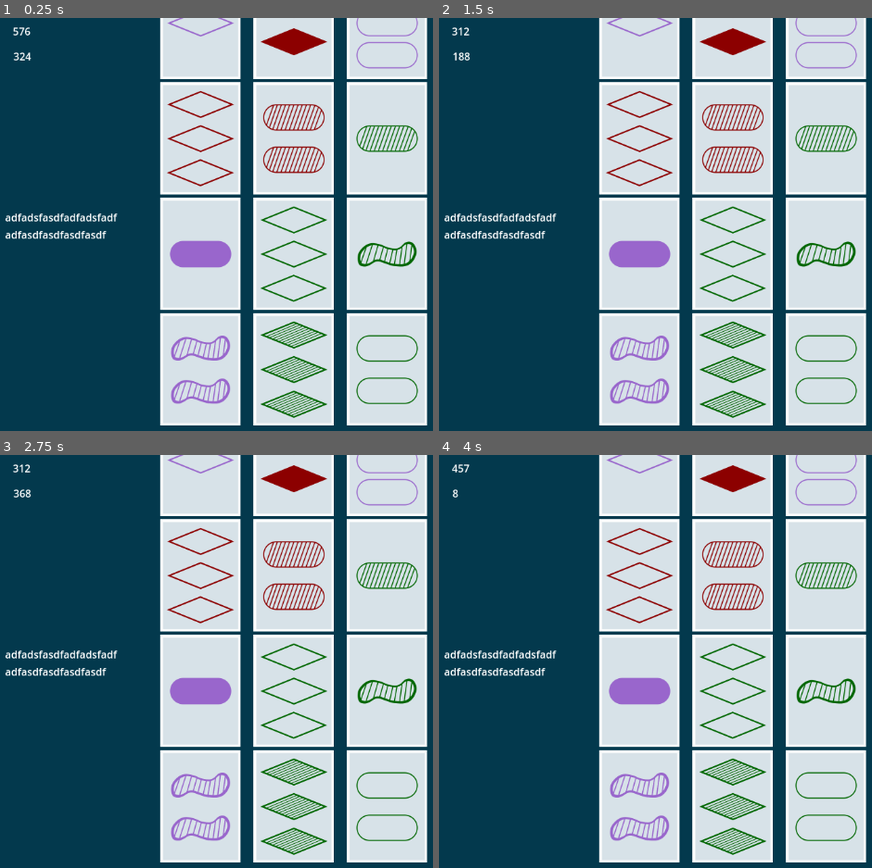
Above: before the commit, frames 1-4 (two rows, left to right).
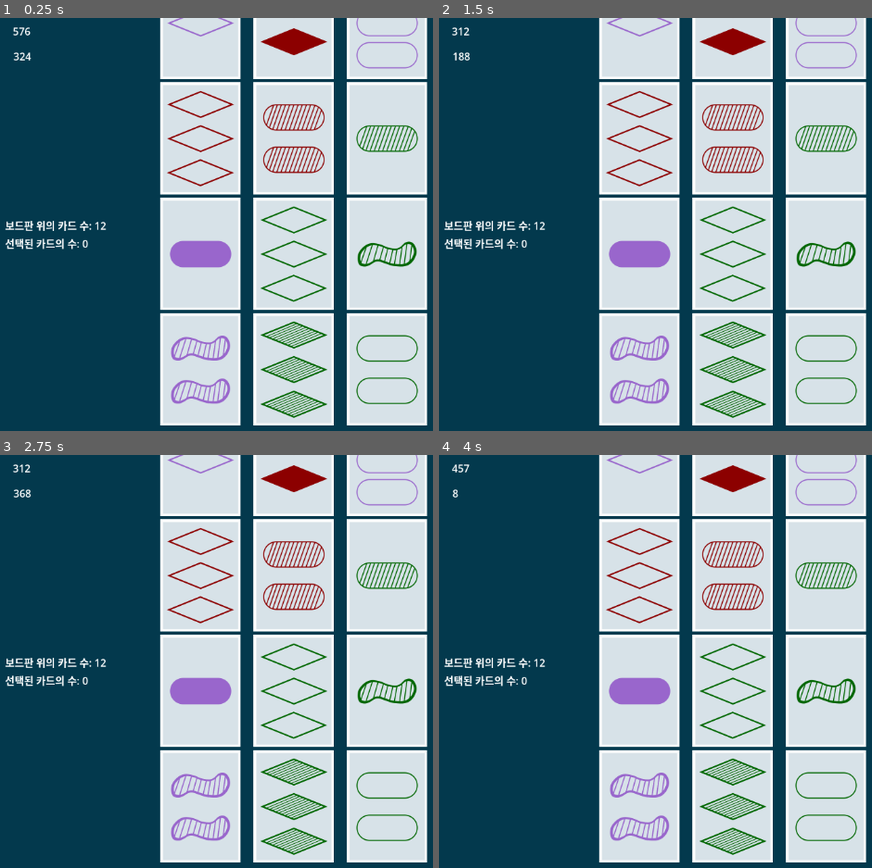
Above: after the commit, the same moments.

Repository: tubiky/boardgameSET
Game: Godot game, scene res://scenes/main.tscn
The game is run twice, just before and just after one commit, with the same random seed, the same clock (stepped at 60 frames per second) and the same inputs.
Inputs (mouse positions are in pixels of both pictures, inside the frame that each line leads up to):
- Up to frame 1 (0.25 s): no input
- Up to frame 2 (1.5 s): tap Enter at 0.5 s; move the mouse to (638, 22) at 0.52 s; click (638, 22) at 0.67 s; tap Space at 1.25 s; move the mouse to (638, 137) at 1.27 s; click (638, 137) at 1.42 s
- Up to frame 3 (2.75 s): tap Enter at 2 s; move the mouse to (199, 690) at 2.02 s; click (199, 690) at 2.17 s
- Up to frame 4 (4 s): tap Space at 2.75 s; move the mouse to (638, 806) at 2.77 s; click (638, 806) at 2.92 s; tap Enter at 3.5 s; move the mouse to (733, 459) at 3.52 s; click (733, 459) at 3.67 s

The runs differ from the first frame. In frame 1, 1.1% of the frame differs, in the area x 1-28%, y 47-57%; in frame 2, 1.1%; in frame 3, 1.1%; in frame 4, 1.1%.

Commit message:
Second Commit

Diff:
--- a/Singletons/GameManager.gd
+++ b/Singletons/GameManager.gd
@@ -1,4 +1,8 @@
 extends Node
+
+signal card_selected
+signal card_unselected
+signal cards_on_board_changed
 
 var card_background_image = preload("res://images/cardFrame.png")
 
@@ -6,3 +10,25 @@
 var colorProperty = ["Green", "Red", "Purple"]
 var shadeProperty = ["Full", "Slash", "Empty"]
 var quantityProperty = [1, 2, 3]
+
+# Cards that are shown to players
+var cards_on_board = Array()
+
+# 3 Cards that were chosen by a player
+var selected_cards = Array()
+
+func _ready():
+	card_selected.connect(on_card_selected)
+	card_unselected.connect(on_card_unselected)
+	cards_on_board_changed.connect(_on_cards_on_board_changed)
+
+func on_card_selected():
+	print("Card Selected")
+
+
+func on_card_unselected():
+	print("Card Unselected")
+
+
+func _on_cards_on_board_changed():
+	pass
--- /dev/null
+++ b/advancedCard.tscn
@@ -0,0 +1,3 @@
+[gd_scene format=3 uid="uid://6ryp836hcye3"]
+
+[node name="Node2D" type="Node2D"]
--- /dev/null
+++ b/scenes/advanced_card.gd
@@ -0,0 +1,26 @@
+extends Area2D
+
+class_name Advanced_Card
+
+
+@onready var textureBtn = $TextureButton
+@onready var backgroundImage = $Sprite2D
+
+@export_group("Card Values")
+@export_enum("Rhombus", "Oval", "Peanut") var figureShape: String = "Oval"
+@export_enum("Red", "Green", "Purple") var figureColor: String = "Purple"
+@export_enum("Full", "Slash", "Empty") var figureShade: String = "Full"
+@export_range(1, 3) var figureQuantity: int = 2
+
+
+func _init(shp, hue, shd, qt):
+	figureShape = shp
+	figureColor = hue
+	figureShade = shd
+	figureQuantity = qt
+
+	# textureBtn.texture_normal = load("res://images/cardvalues/"+figureShape+"_"+figureShade+"_"+str(figureQuantity)+".png")
+
+# Called when the node enters the scene tree for the first time.
+func _ready():
+	pass
--- /dev/null
+++ b/scenes/advanced_card.tscn
@@ -0,0 +1,19 @@
+[gd_scene load_steps=4 format=3 uid="uid://d2a3uoyd0uyhs"]
+
+[ext_resource type="Script" path="res://scenes/advanced_card.gd" id="1_aufyk"]
+[ext_resource type="Texture2D" uid="uid://b3o8qpjtwlqsy" path="res://images/cardFrame.png" id="2_tk2ol"]
+
+[sub_resource type="RectangleShape2D" id="RectangleShape2D_t5cg2"]
+
+[node name="AdvancedCard" type="Area2D"]
+script = ExtResource("1_aufyk")
+
+[node name="CollisionShape2D" type="CollisionShape2D" parent="."]
+shape = SubResource("RectangleShape2D_t5cg2")
+
+[node name="TextureButton" type="TextureButton" parent="."]
+offset_right = 40.0
+offset_bottom = 40.0
+
+[node name="Sprite2D" type="Sprite2D" parent="."]
+texture = ExtResource("2_tk2ol")
--- /dev/null
+++ b/scenes/board.gd
@@ -0,0 +1,20 @@
+extends ColorRect
+
+
+@onready var total_card_count = $MarginContainer/HBoxContainer/VBoxContainer/TotalCardCount
+@onready var deck_count = $MarginContainer/HBoxContainer/VBoxContainer/DeckCount
+@onready var selected_card_count = $MarginContainer/HBoxContainer/VBoxContainer/SelectedCardCount
+@onready var grid_container = $MarginContainer/HBoxContainer/GridContainer
+
+
+
+# Called when the node enters the scene tree for the first time.
+func _ready():
+	grid_container.columns = 5
+
+
+# Called every frame. 'delta' is the elapsed time since the previous frame.
+func _process(_delta):
+	#total_card_count.text = GameManager.
+	deck_count.text = "보드판 위의 카드 수: " + str(GameManager.cards_on_board.size())
+	selected_card_count.text = "선택된 카드의 수: " + str(GameManager.selected_cards.size())
--- a/scenes/board.tscn
+++ b/scenes/board.tscn
@@ -1,4 +1,6 @@
-[gd_scene format=3 uid="uid://co685r3r35on8"]
+[gd_scene load_steps=2 format=3 uid="uid://co685r3r35on8"]
+
+[ext_resource type="Script" path="res://scenes/board.gd" id="1_artg7"]
 
 [node name="ColorRect" type="ColorRect"]
 anchors_preset = 15
@@ -7,6 +9,7 @@
 grow_horizontal = 2
 grow_vertical = 2
 color = Color(0.0109495, 0.223192, 0.301765, 1)
+script = ExtResource("1_artg7")
 
 [node name="MarginContainer" type="MarginContainer" parent="."]
 layout_mode = 1
@@ -28,12 +31,15 @@
 size_flags_horizontal = 0
 alignment = 1
 
-[node name="Label" type="Label" parent="MarginContainer/HBoxContainer/VBoxContainer"]
+[node name="TotalCardCount" type="Label" parent="MarginContainer/HBoxContainer/VBoxContainer"]
+layout_mode = 2
+
+[node name="DeckCount" type="Label" parent="MarginContainer/HBoxContainer/VBoxContainer"]
 custom_minimum_size = Vector2(300, 0)
 layout_mode = 2
 text = "adfadsfasdfadfadsfadf"
 
-[node name="Label2" type="Label" parent="MarginContainer/HBoxContainer/VBoxContainer"]
+[node name="SelectedCardCount" type="Label" parent="MarginContainer/HBoxContainer/VBoxContainer"]
 layout_mode = 2
 text = "adfasdfasdfasdfasdf"
 
--- a/scenes/main.gd
+++ b/scenes/main.gd
@@ -16,7 +16,6 @@
 
 
 var deck = Array()
-var playing_deck = Array()
 
 # Called when the node enters the scene tree for the first time.
 func _ready():
@@ -45,9 +44,10 @@
 func dealCards(num: int):
 	set_card_position(GRIDS)
 
-	if playing_deck.size() <= 0:
+	if GameManager.cards_on_board.size() <= 0:
 		for i in range(12):
-			var card = deck[i]
+			var card = deck.pop_front()
+			GameManager.cards_on_board.append(card)
 
 			card.position = card_position_array[i]
 			grid_container.add_child(card)
--- a/scripts/card.gd
+++ b/scripts/card.gd
@@ -2,12 +2,18 @@
 
 class_name Card
 
+
+var color: Array[Color] = [Color.FIREBRICK, Color.DARK_GREEN, Color.MEDIUM_PURPLE]
+
+
+@onready var is_selected : bool = false
+@onready var is_under_mouse : bool = false
 @onready var area2Dnode = Area2D.new()
 @onready var collisionShapeNode = CollisionShape2D.new()
 @onready var rectangle = RectangleShape2D.new()
 @onready var background_image = Sprite2D.new()
 @onready var card_image = Sprite2D.new()
-var color: Array[Color] = [Color.FIREBRICK, Color.DARK_GREEN, Color.MEDIUM_PURPLE]
+
 
 @export_group("Card Values")
 @export_enum("Rhombus", "Oval", "Peanut") var figureShape: String = "Rhombus"
@@ -38,16 +44,19 @@
 
 
 func on_mouse_entered():
-	print("What!@?")
-	print(self.figureColor, self.figureQuantity, self.figureShade, self.figureShape)
-	var shader_material = background_image.material as ShaderMaterial
-	shader_material.set_shader_param("neon_color", Color(0.0, 0.0, 1.0, 1.0)) # Set neon blue color
+	self.is_under_mouse = true
+	if self.is_selected != false && Input.is_mouse_button_pressed(MOUSE_BUTTON_LEFT):
+		self.is_selected = !self.is_selected
+		print("Mouse Entered ", is_under_mouse)
+		#print(self.figureColor, self.figureQuantity, self.figureShade, self.figureShape)
+		#apply_card_selected_to_background(background_image)
+		GameManager.card_selected.emit()
 
 
 func on_mouse_exited():
-	print("Mouse exited")
-	var shader_material = background_image.material as ShaderMaterial
-	shader_material.set_shader_param("neon_color", Color(1.0, 1.0, 1.0, 1.0)) # Reset to white or original color
+	self.is_under_mouse = false
+	print("Mouse exited ", is_under_mouse)
+
 
 
 func _init(shape, hue, shade, quantity):
@@ -60,6 +69,38 @@
 func _process(_delta):
 	pass
 
+func apply_card_selected_to_background(sprite: Sprite2D):
+	var shader = Shader.new()
+
+	if self.is_selected == true:
+		shader.code = """
+		shader_type canvas_item;
+
+		void fragment() {
+			vec4 tex_color = texture(TEXTURE, UV);
+			if (tex_color.rgb == vec3(1.0, 1.0, 1.0)) {
+				tex_color.rgb = vec3(0.6, 0.4, 0.8);  // MEDIUM_PURPLE
+			}
+			COLOR = tex_color;
+		}
+		"""
+
+	else:
+		shader.code = """
+		shader_type canvas_item;
+
+		void fragment() {
+			vec4 tex_color = texture(TEXTURE, UV);
+			if (tex_color.rgb == vec3(0.0, 0.0, 0.0)) {
+				tex_color.rgb = vec3(0.55, 0.0, 0.0);  // FIREBRICK
+			}
+			COLOR = tex_color;
+		}
+		"""
+
+	var mt = ShaderMaterial.new()
+	mt.shader = shader
+	sprite.material = mt
 
 
 func apply_shader_to_sprite(sprite: Sprite2D):
